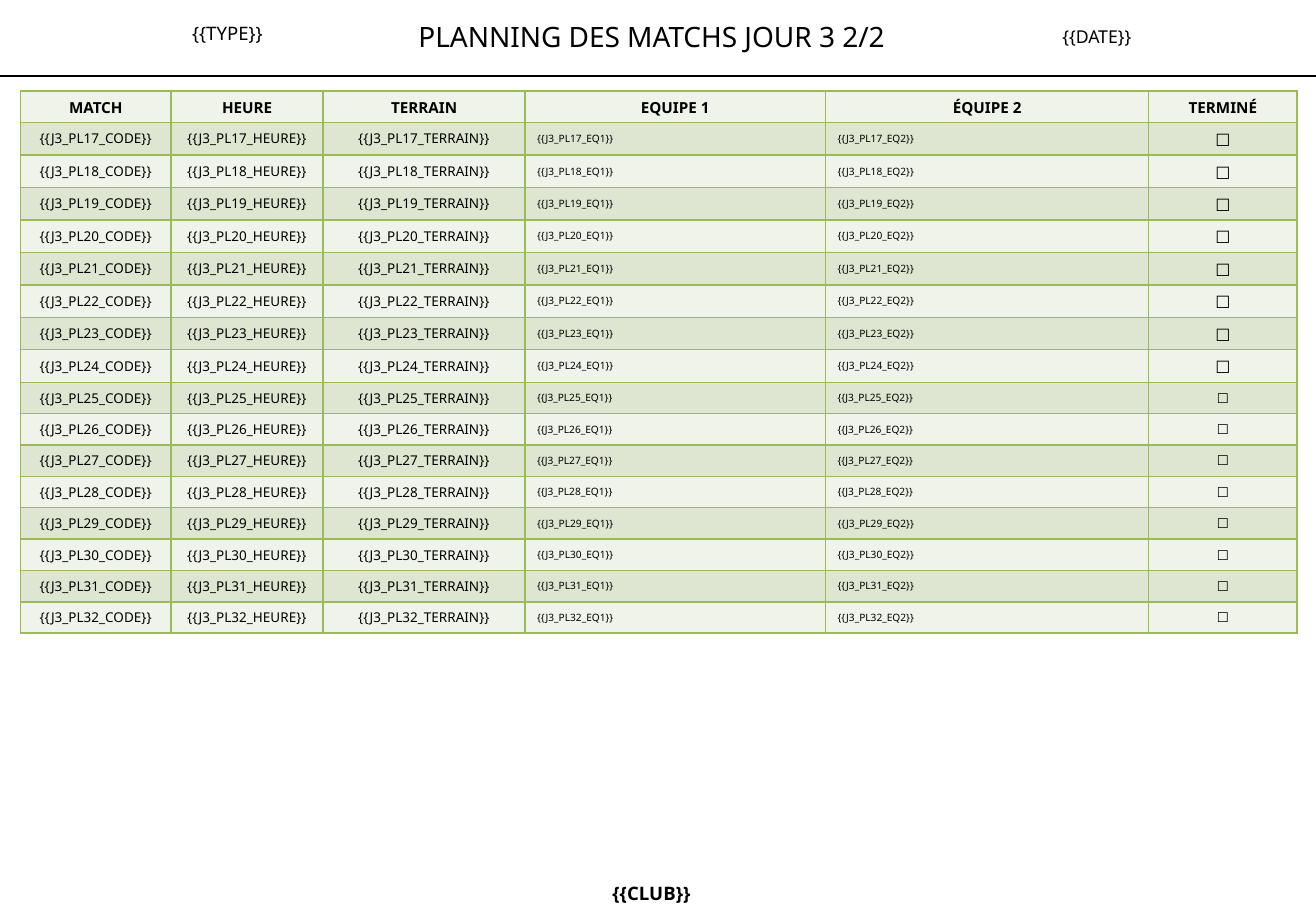
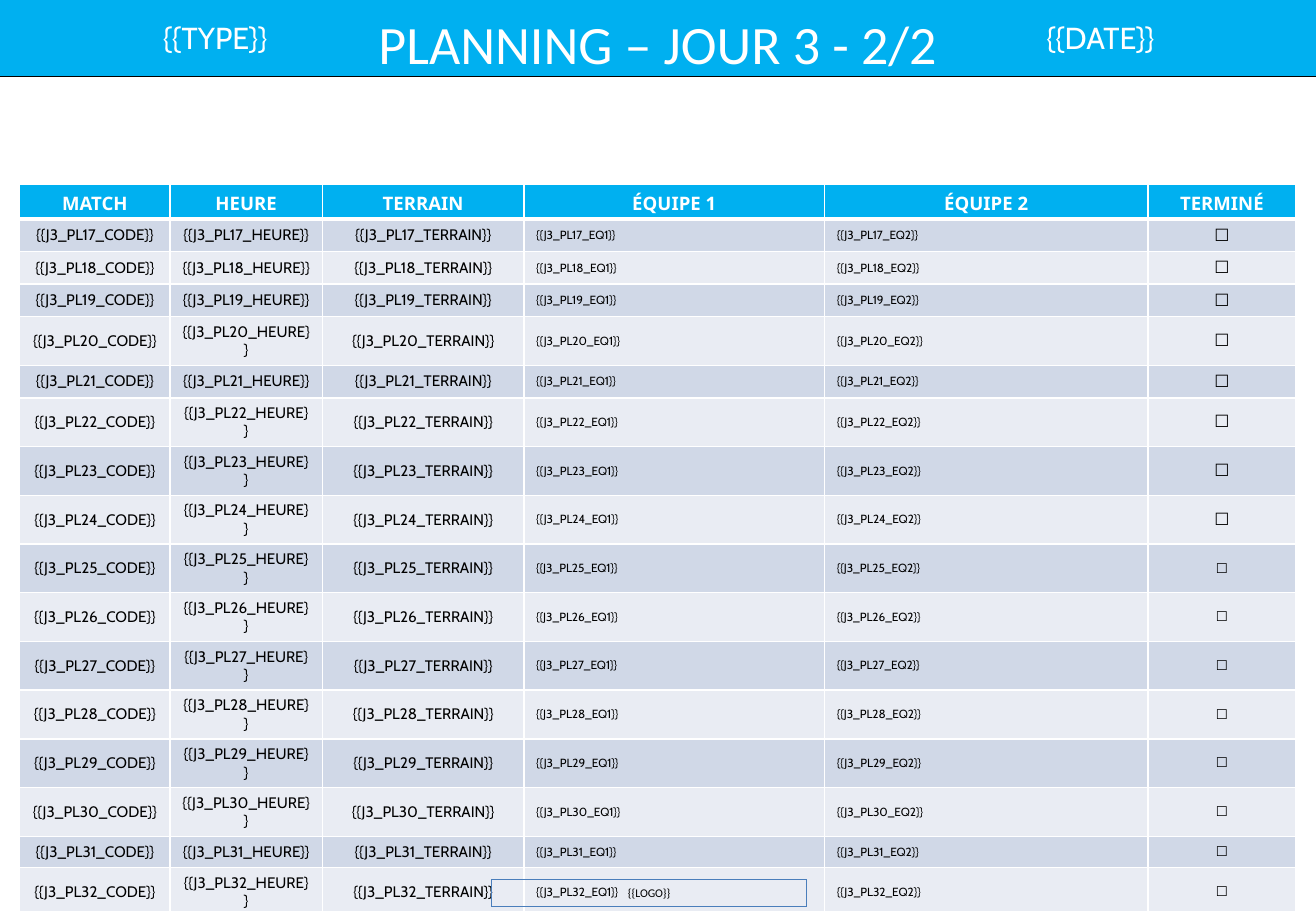
Before and after one commit to remidifranciaperso-bit/tournament-manager, a slide deck: slide 17 of templates bleus/Template_24_poules_3J.pptx (slide 15 before the commit). Drawn at 1316x911 pixels with LibreOffice and Linux fonts; fonts in the diff are those of the drawing. Boxes give left, top, right and bottom in pixels: in the first picture for what was removed or moved away, otherwise in the second. Text is boxed around its words. In the diff, an @@ line names an element or a change of style, - is before the commit and + after.

```diff
--- a/templates bleus/Template_24_poules_3J.pptx
+++ b/templates bleus/Template_24_poules_3J.pptx
@@ text "{{TYPE}}" at bbox=[163, 26, 267, 53]: size 11 to 18 pt, font Noto Sans to Cabin, text colour #000000 to #FFFFFF @@
@@ rectangle added at bbox=[0, 0, 1316, 77], fill #00B0F0, outline #000000 1 pt @@
@@ text at bbox=[378, 26, 936, 78]: text changed; size 16.5 to 32 pt; font Noto Sans to Calibri; text colour #000000 to #FFFFFF @@
-PLANNING DES MATCHS JOUR 3 2/2
+PLANNING – JOUR 3 - 2/2
@@ text "{{DATE}}": place and size @@
-text "{{DATE}}" at bbox=[1062, 30, 1131, 46]
+text "{{DATE}}" at bbox=[1046, 26, 1154, 53]
@@ text "{{DATE}}" at bbox=[1046, 26, 1154, 53]: size 10.5 to 18 pt, font Noto Sans to Cabin, text colour #000000 to #FFFFFF @@
@@ line removed from (0, 75) to (1316, 75) @@
@@ table at bbox=[19, 185, 1295, 905] @@
-row 1, column 4: EQUIPE 1
+row 1, column 4: ÉQUIPE 1
@@ fill #EFF3EA to #00B0F0 in row 1 @@
@@ fill #DEE7D1 to #D0D8E8 in 48 cells @@
@@ fill #EFF3EA to #E9EDF4 in 48 cells @@
@@ size 9 to 11 pt, text colour #000000 to #FFFFFF in "MATCH", "HEURE", "TERRAIN", "ÉQUIPE 2" and 1 more places @@
@@ size 8 to 9 pt in "{{J3_PL17_CODE}}", "{{J3_PL17_HEURE}}", "{{J3_PL17_TERRAIN}}", "{{J3_PL18_CODE}}" and 44 more places @@
@@ font Noto Sans to Cabin @@
@@ size 6 to 7 pt in "{{J3_PL17_EQ1}}", "{{J3_PL17_EQ2}}", "{{J3_PL18_EQ1}}", "{{J3_PL18_EQ2}}" and 28 more places @@
@@ font Noto Sans to Calibri in "☐", "☐", "☐", "☐" and 12 more places @@
@@ borders changed @@
@@ table: place and size @@
-table at bbox=[21, 91, 1297, 633]
+table at bbox=[19, 185, 1295, 905]
@@ rectangle added at bbox=[492, 880, 808, 906], outline #4B7EBC 0 pt, 7 pt, text #000000 @@
+{{LOGO}}
@@ text removed at bbox=[612, 886, 690, 903] @@
-{{CLUB}}
```
Also in this commit, not shown: 15 other slides changed, 2 slides added, 1 slide removed, 8 other files.
